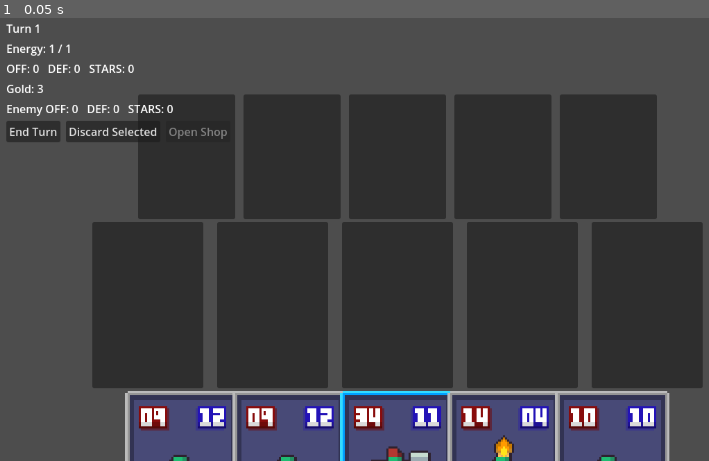
Above: before the commit, frame 1.
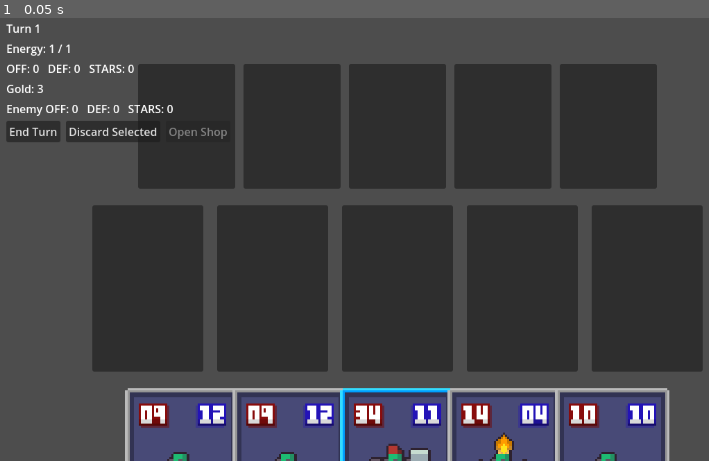
Above: after the commit, the same moment.

Repository: pewdsdamew-tech/goblin-card-game1
Game: Godot game, scene res://scenes/Game.tscn
Two runs of this game, one before a commit and one after it. Both use one fixed random seed, a clock stepped at 60 frames per second and the inputs below.
Inputs:
- Up to frame 1 (0.05 s): no input

The runs differ from the first frame. In frame 1, 14% of the frame differs, in the area x 13-100%, y 10-100%.

Commit message:
Raise slot layout and clarify win condition message

Diff:
--- a/scenes/Game.tscn
+++ b/scenes/Game.tscn
@@ -80,8 +80,8 @@
 [node name="BottomUI" type="Control" parent="."]
 custom_minimum_size = Vector2(0, 420)
 layout_mode = 1
-anchors_preset = 12
-anchor_top = 1.0
+anchors_preset = 15
+anchor_top = 0.28
 anchor_right = 1.0
 anchor_bottom = 1.0
 grow_horizontal = 2
@@ -94,6 +94,8 @@
 anchor_bottom = 1.0
 grow_horizontal = 2
 grow_vertical = 2
+alignment = 1
+theme_override_constants/separation = 24
 
 [node name="EnemySlots" type="HBoxContainer" parent="BottomUI/UIStack"]
 custom_minimum_size = Vector2(0, 180)
--- a/scripts/Game.gd
+++ b/scripts/Game.gd
@@ -424,7 +424,7 @@
 
 func _show_game_over() -> void:
 	if game_over_label:
-		game_over_label.text = "Game Over\nEnemy OFF %d / DEF %d\nYou had OFF %d / DEF %d" % [
+		game_over_label.text = "Game Over\nEnemy OFF %d / DEF %d\nYou had OFF %d / DEF %d\nWin rule: Your OFF >= Enemy DEF AND Your DEF >= Enemy OFF" % [
 			enemy_total_off,
 			enemy_total_def,
 			current_total_off,
